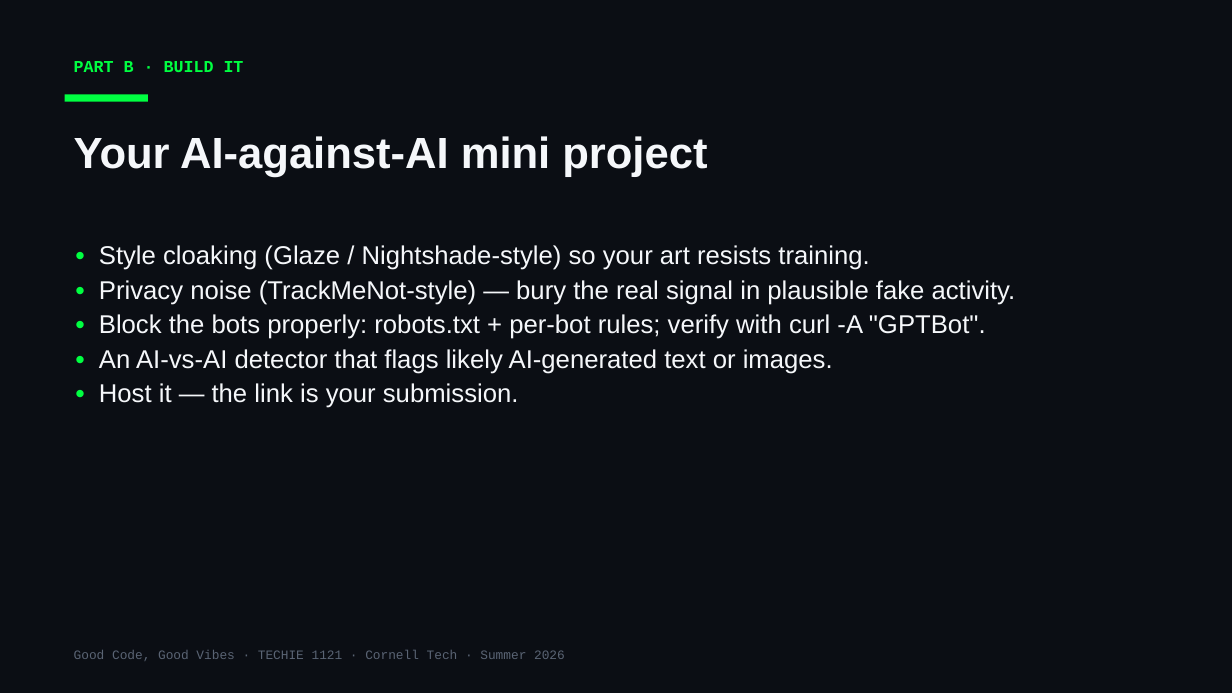
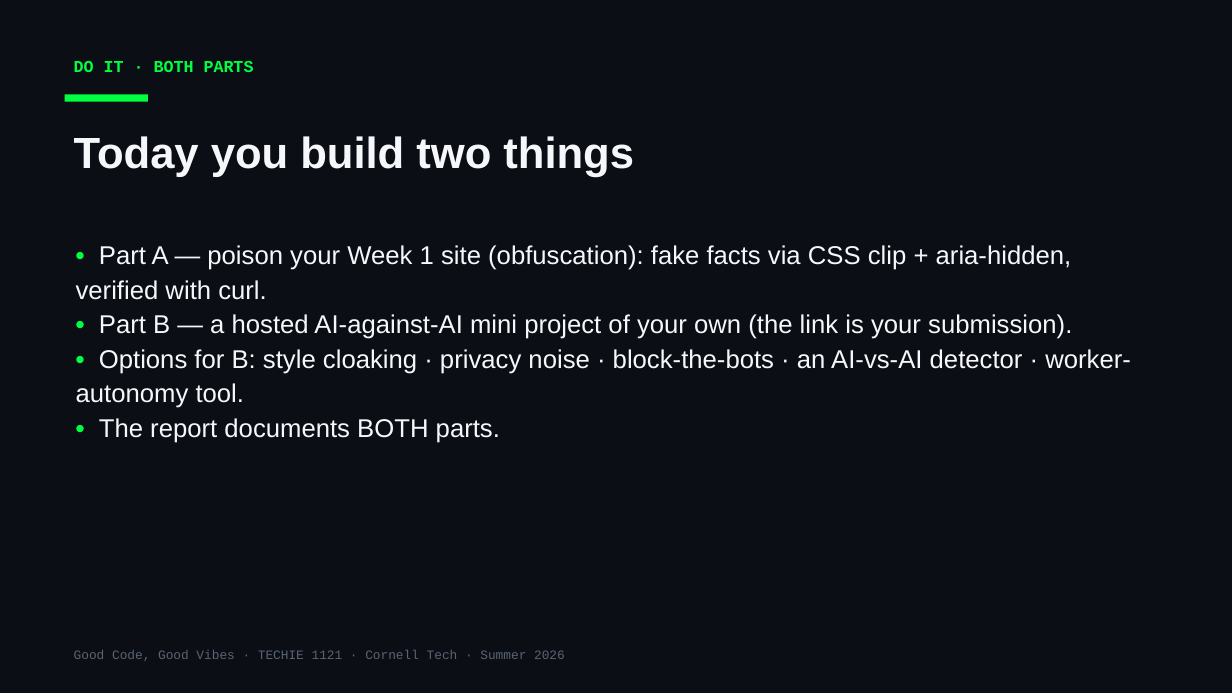
Before and after one commit to Cornell-Tech-Vibe-Coding-Summer-2026/website, a slide deck: slide 16 of slides/Week2-Wed-AI-Against-AI.pptx (slide 10 before the commit). Drawn at 1232x693 pixels with LibreOffice and Linux fonts; fonts in the diff are those of the drawing. Boxes give left, top, right and bottom in pixels: in the first picture for what was removed or moved away, otherwise in the second. Text is boxed around its words. In the diff, an @@ line names an element or a change of style, - is before the commit and + after.

```diff
--- a/slides/Week2-Wed-AI-Against-AI.pptx
+++ b/slides/Week2-Wed-AI-Against-AI.pptx
@@ text at <box>74,61,254,72</box>: text changed @@
-PART B · BUILD IT
+DO IT · BOTH PARTS
@@ text at <box>74,136,634,177</box>: text changed @@
-Your AI-against-AI mini project
+Today you build two things
@@ text at <box>76,245,1131,443</box>: text changed @@
-• Style cloaking (Glaze / Nightshade-style) so your art resists training.
-• Privacy noise (TrackMeNot-style) — bury the real signal in plausible fake activity.
-• Block the bots properly: robots.txt + per-bot rules; verify with curl -A "GPTBot".
-• An AI-vs-AI detector that flags likely AI-generated text or images.
-• Host it — the link is your submission.
+• Part A — poison your Week 1 site (obfuscation): fake facts via CSS clip + aria-hidden, verified with curl.
+• Part B — a hosted AI-against-AI mini project of your own (the link is your submission).
+• Options for B: style cloaking · privacy noise · block-the-bots · an AI-vs-AI detector · worker-autonomy tool.
+• The report documents BOTH parts.
```
Also in this commit, not shown: 8 other slides changed, 7 slides added, 1 slide removed, 2 other files.
